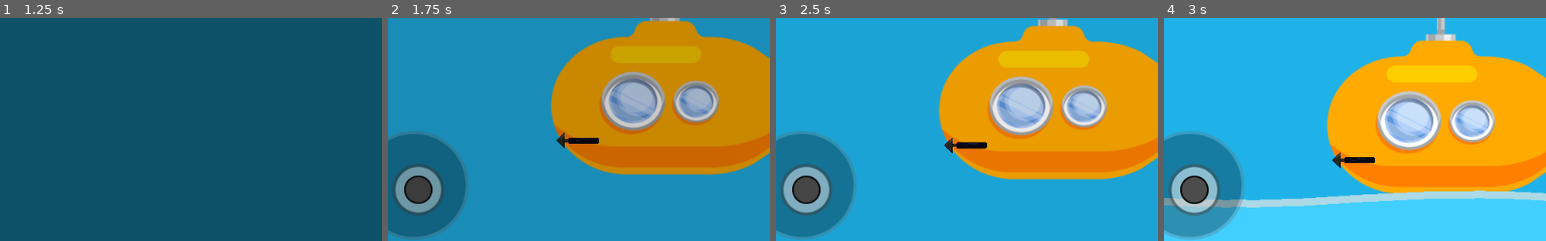
Above: before the commit, frames 1-4 (left to right).
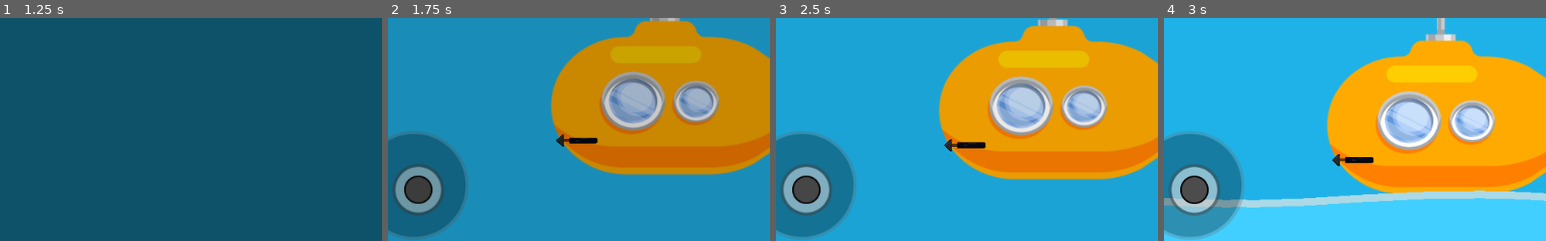
Above: after the commit, the same moments.

Repository: Devpark06/Marine-patch
Game: Godot game, scene res://Scenes/UI/Main.tscn
The game is run twice, just before and just after one commit, with the same random seed, the same clock (stepped at 60 frames per second) and the same inputs.
Inputs (mouse positions are % of the whole screen's width and height, from its top left):
- Up to frame 1 (1.25 s): click "Play" at 0.5 s
- Up to frame 2 (1.75 s): click "Play" at 1.25 s
- Up to frame 3 (2.5 s): drag from (9, 15) to (50, 64) at 2.02 s
- Up to frame 4 (3 s): drag from (30, 55) to (50, 64) at 2.77 s
The pictures show only the part of the screen within x 8-58%, y 45-95%; the shares and areas given below are measured in that part.

Frame 1 is identical in both runs. In frame 2, 0.1% of the frame differs, in the area x 44-56%, y 51-59%; in frame 3, less than 0.1%; in frame 4, less than 0.1%.
Error in both runs: Invalid get index 'rect_size' (on base: 'Nil'). (res://Scripts/UI/MiniMap.gd:40)

Commit message:
Added confetti particles

Diff:
--- a/Scenes/Arrow.tscn
+++ b/Scenes/Arrow.tscn
@@ -10,22 +10,23 @@
 script = ExtResource( 1 )
 
 [node name="Arrow img" type="Sprite" parent="."]
-position = Vector2( -9, -9.53674e-07 )
-scale = Vector2( 0.0804598, 0.105263 )
+position = Vector2( -13, 0 )
+scale = Vector2( 0.1, 0.1 )
 texture = ExtResource( 2 )
 
 [node name="Trash" type="Sprite" parent="."]
 position = Vector2( -30, 0 )
 
 [node name="CollisionPolygon2D" type="CollisionPolygon2D" parent="."]
-polygon = PoolVector2Array( -25, -10, -36, 0, -25, 10, -25, 2, 19, 2, 19, -1, -25, -1 )
+polygon = PoolVector2Array( 10, -1, 10, 1, -26, 1, -26, 9, -36, 0, -26, -9, -26, -1 )
 
 [node name="Positions" type="Node2D" parent="."]
 
 [node name="Arrow_end" type="Position2D" parent="Positions"]
-position = Vector2( 18, 0 )
+position = Vector2( 8, 0 )
 
 [node name="Arrow_head" type="Position2D" parent="Positions"]
+position = Vector2( -31, 0 )
 
 [node name="Tween" type="Tween" parent="."]
 
--- a/Scenes/Arrow_holder.tscn
+++ b/Scenes/Arrow_holder.tscn
@@ -3,12 +3,9 @@
 [ext_resource path="res://Assets/Arrow/Arrow holder.png" type="Texture" id=1]
 
 [node name="Arrow_holder" type="Sprite"]
-scale = Vector2( 0.08, 0.08 )
+scale = Vector2( 0.1, 0.1 )
 texture = ExtResource( 1 )
 flip_h = true
-__meta__ = {
-"_edit_vertical_guides_": [ -94.0 ]
-}
 
 [node name="Position2D" type="Position2D" parent="."]
-position = Vector2( -237.5, 0 )
+position = Vector2( -179.167, 0 )
--- a/Scenes/Levels/Level1.tscn
+++ b/Scenes/Levels/Level1.tscn
@@ -53,6 +53,7 @@
 
 [node name="Line2D" type="Line2D" parent="."]
 points = PoolVector2Array( 0, 0, 0, 0 )
+width = 8.0
 default_color = Color( 0, 0, 0, 1 )
 texture = ExtResource( 2 )
 texture_mode = 1
--- a/Scenes/UI/Hud.tscn
+++ b/Scenes/UI/Hud.tscn
@@ -18,6 +18,7 @@
 [ext_resource path="res://Assets/UI/Hud/Next button.png" type="Texture" id=16]
 [ext_resource path="res://Assets/UI/Hud/Loose panel.png" type="Texture" id=17]
 [ext_resource path="res://Assets/UI/Hud/Star .png" type="Texture" id=18]
+[ext_resource path="res://Scenes/confetti_particles.tscn" type="PackedScene" id=19]
 
 [sub_resource type="StyleBoxFlat" id=1]
 bg_color = Color( 0.0196078, 0.843137, 0.184314, 1 )
@@ -560,6 +561,28 @@
 size_flags_vertical = 2
 texture_normal = ExtResource( 8 )
 
+[node name="Confetti" type="Node2D" parent="."]
+
+[node name="ConfettiParticles1" parent="Confetti" instance=ExtResource( 19 )]
+position = Vector2( 512, 54 )
+timer_wait_time = 2.0
+
+[node name="ConfettiParticles2" parent="Confetti" instance=ExtResource( 19 )]
+position = Vector2( 0, 54 )
+timer_wait_time = 2.0
+
+[node name="ConfettiParticles3" parent="Confetti" instance=ExtResource( 19 )]
+position = Vector2( 1024, 54 )
+timer_wait_time = 2.0
+
+[node name="ConfettiParticles4" parent="Confetti" instance=ExtResource( 19 )]
+position = Vector2( 256, 54 )
+timer_wait_time = 2.0
+
+[node name="ConfettiParticles5" parent="Confetti" instance=ExtResource( 19 )]
+position = Vector2( 768, 54 )
+timer_wait_time = 2.0
+
 [node name="Tween" type="Tween" parent="."]
 
 [connection signal="pressed" from="Container/Buttons/TextureButton" to="." method="PauseButton_pressed"]
--- /dev/null
+++ b/Scenes/confetti_particles.tscn
@@ -0,0 +1,10 @@
+[gd_scene load_steps=2 format=2]
+
+[ext_resource path="res://Scripts/confetti_particles.gd" type="Script" id=1]
+
+[node name="ConfettiParticles" type="Node2D"]
+script = ExtResource( 1 )
+amount = 500
+size = 5.0
+random_position = false
+one_shot = true
--- a/Scripts/UI/Hud.gd
+++ b/Scripts/UI/Hud.gd
@@ -38,6 +38,8 @@
 func show_gameover(type, stars = 0):
 	if type == "win":
 		Win_screen.visible = true
+		for child in $Confetti.get_children():
+			child.emitting = true
 		if stars == 1:
 			Win_star1.visible = true
 			scale_element(Win_star1, Star_tween_animtime, Star_tween_type)
--- /dev/null
+++ b/Scripts/confetti_particles.gd
@@ -0,0 +1,129 @@
+tool
+extends Node2D
+
+export (bool) var emitting = false setget _set_emitting
+export (int, "Square", "Circle") var type = 0
+export (int) var amount = 150
+export (bool) var random_amount = true
+export (float) var size = 3.0
+export (bool) var random_size = true
+export (Rect2) var visibility_rect = Rect2(0.0, 0.0, 1024.0, 600.0)
+export (Array) var colors = [
+	Color("#008751"),
+	Color("#00e436"),
+	Color("#29adff"),
+	Color("#7e2553"),
+	Color("#83769c"),
+	Color("#ff004d"),
+	Color("#ff77a8"),
+	Color("#ffa300"),
+	Color("#ffec27")
+]
+export (bool) var random_position = true
+export (bool) var one_shot = false
+export (bool) var fade = true
+export (float) var timer_wait_time = 1.0
+
+var particles = []
+var particles_amount
+var particles_position
+var timer = 0.0
+
+
+func _ready():
+	set_process(false)
+
+func _process(delta):
+	timer += delta
+
+	if timer > timer_wait_time:
+		timer = 0.0
+
+		if one_shot:
+			self.emitting = false
+			if not Engine.editor_hint:
+				queue_free()
+		else:
+			_create_particles()
+
+	_particles_explode(delta)
+	update()
+
+func _draw():
+	for particle in particles:
+		if type == 0:
+			draw_rect(Rect2(particle.position, particle.size), particle.color)
+		elif type == 1:
+			draw_circle(
+				particle.position, ((particle.size.x + particle.size.y) / 2) / 2, particle.color)
+
+func _create_particles():
+	particles.clear()
+
+	if random_amount:
+		particles_amount = _get_random_amount()
+	else:
+		particles_amount = amount
+
+	if random_position:
+		particles_position = _get_random_position()
+	else:
+		particles_position = Vector2.ZERO
+
+	for _i in particles_amount:
+		var particle = {
+			color = _get_random_color(),
+			gravity = _get_random_gravity(),
+			position = particles_position,
+			size = _get_random_size(),
+			velocity = _get_random_velocity()
+		}
+
+		if not random_size:
+			particle.size = size
+		particles.append(particle)
+
+func _particles_explode(delta):
+	for particle in particles:
+		if fade:
+			particle.color.a -= 0.6 * delta * 1.2
+		particle.velocity.x *= .999
+		particle.velocity.y *= .991
+		particle.position += (particle.velocity + particle.gravity) * delta * 10
+
+func _get_random_color():
+	return colors[randi() % colors.size()]
+
+func _get_random_gravity():
+	return Vector2(rand_range(-200, 200), rand_range(400, 800))
+
+func _get_random_amount():
+	return round(rand_range(amount / 2.0, amount * 2.0))
+
+func _get_random_position():
+	var x = rand_range(0, visibility_rect.size.x)
+	var y = rand_range(0, visibility_rect.size.y)
+	return Vector2(x, y)
+
+func _get_random_size():
+	var min_size = int(ceil(size / 2.0))
+	var max_size = int(ceil(size * 2.0))
+	var random_min_max_size = randi() % (max_size - min_size + 1) + min_size
+	return Vector2(random_min_max_size, random_min_max_size)
+
+func _get_random_velocity():
+	return Vector2(rand_range(-200, 200), rand_range(-600, -800))
+
+func _set_emitting(new_value):
+	if new_value != emitting:
+		emitting = new_value
+
+		if emitting:
+			set_process(true)
+			_create_particles()
+		else:
+			set_process(false)
+			particles.clear()
+			timer = 0.0
+			update()
+			property_list_changed_notify()
Binary file changed: Assets/Arrow/Arrow holder.png
Binary file changed: Assets/Arrow/Arrow.png
Binary file changed: Assets/Arrow/Chain.png
Binary file removed: Assets/Arrow/Chain1.png
Not shown, removed: Assets/Arrow/Chain1.png.import
Binary file removed: Assets/Arrow/Chain2.png
Not shown, removed: Assets/Arrow/Chain2.png.import
Binary file removed: Assets/Arrow/Chain3.png
Not shown, removed: Assets/Arrow/Chain3.png.import
Not shown: 1 places in Scenes/UI/Hud.tscn that only renumber resources
